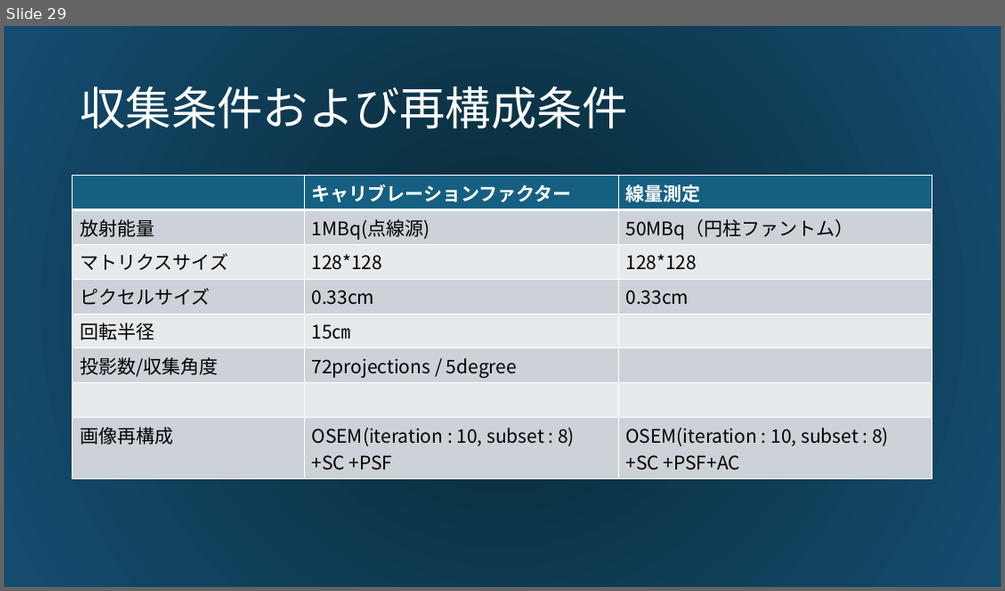
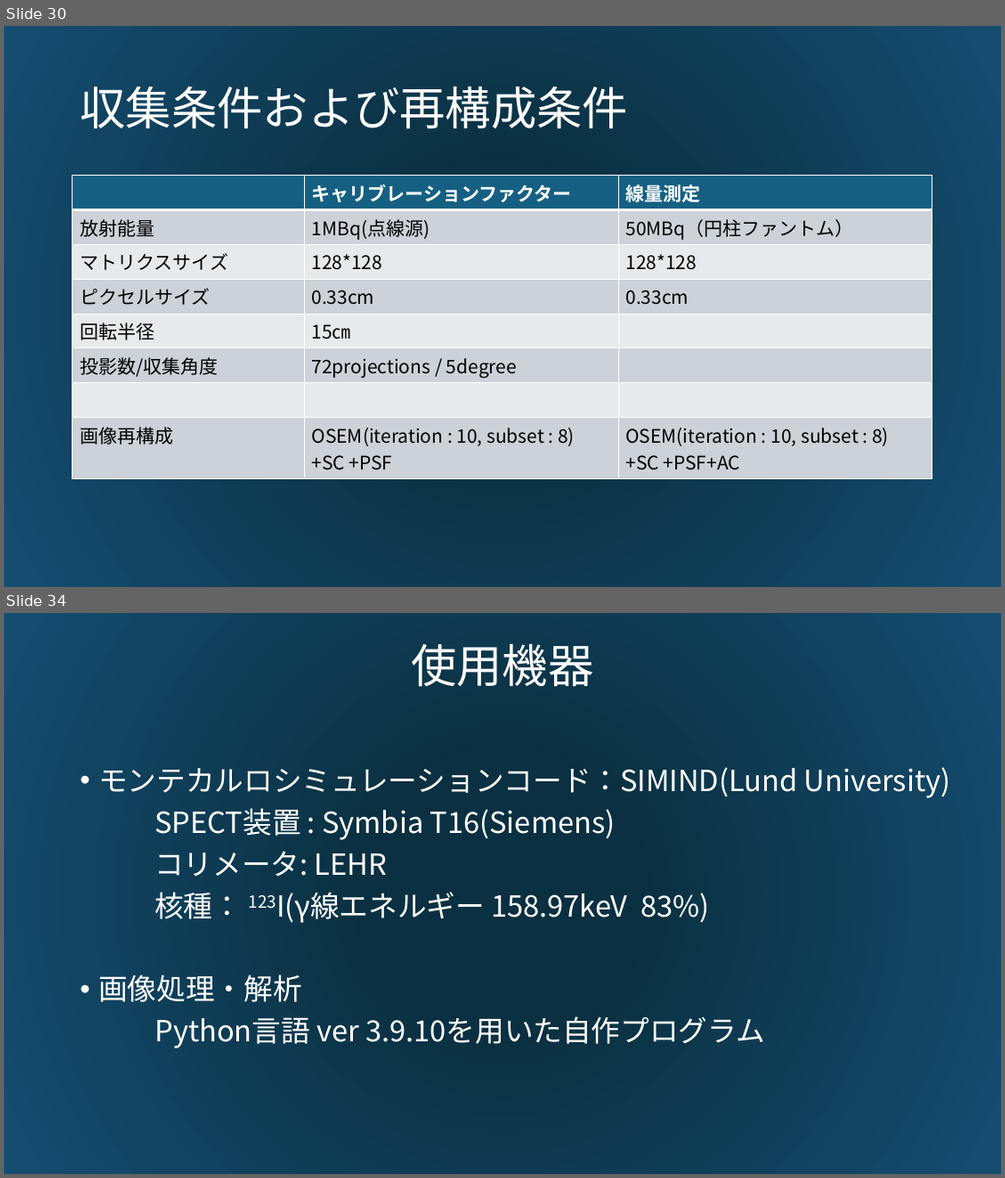
Before and after one commit to hhonda5427/simind_study, a slide deck: 123I線量測定におけるTEWの影響.pptx. Shown one above the other, each under a label of ours: slide 29 before the commit, slides 30 and 34 after it; the slides between them are not shown. The pictures are 1005x591 and 1005x1178 pixels, drawn with LibreOffice and Linux fonts; fonts in the diff are those of the drawing. Boxes give left, top, right and bottom in pixels: in the first picture for what was removed or moved away, otherwise in the second. Text is boxed around its words. In the diff, an @@ line names an element or a change of style, - is before the commit and + after.

```diff
--- a/123I線量測定におけるTEWの影響.pptx
+++ b/123I線量測定におけるTEWの影響.pptx
@@ slide 34 added at box(4, 613, 1001, 1174), background gradient #0B3041 to #154D71 @@
@@ title added at box(411, 644, 593, 687), 44 pt, text #FFFFFF @@
+使用機器
@@ text added at box(98, 767, 950, 1048), 28 pt, text #FFFFFF @@
+• モンテカルロシミュレーションコード：SIMIND(Lund University)
+SPECT装置 : Symbia T16(Siemens)
+コリメータ: LEHR
+核種： 123I(γ線エネルギー 158.97keV 83%)
+• 画像処理・解析
+Python言語 ver 3.9.10を用いた自作プログラム
@@ what was slide 29 is now slide 30 @@
```
Also in this commit, not shown: 1 other slide added, 1 other file.
